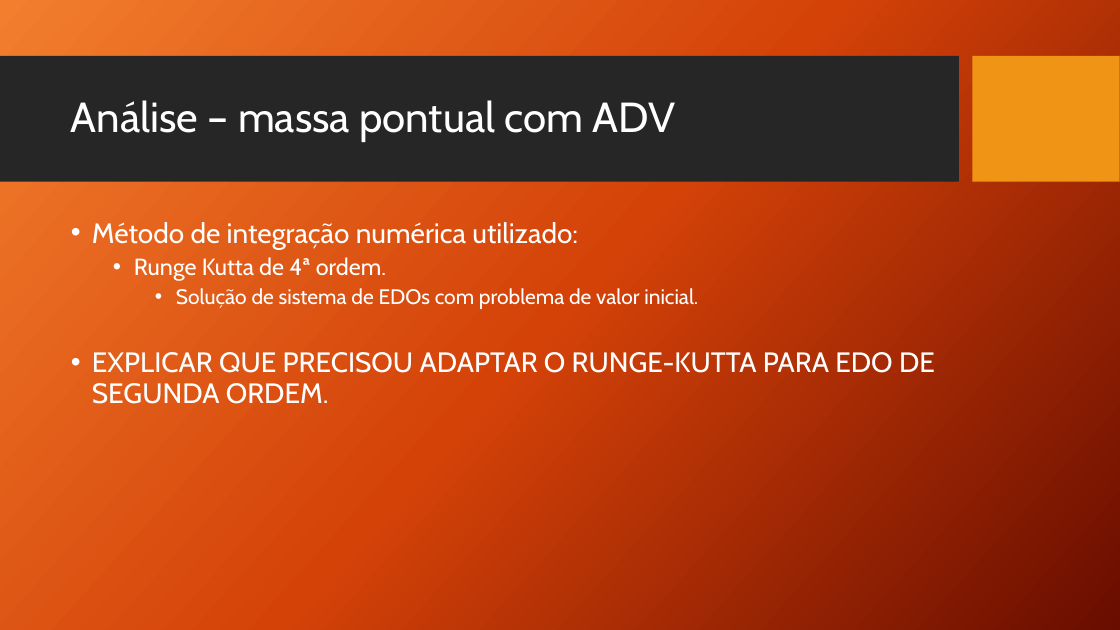
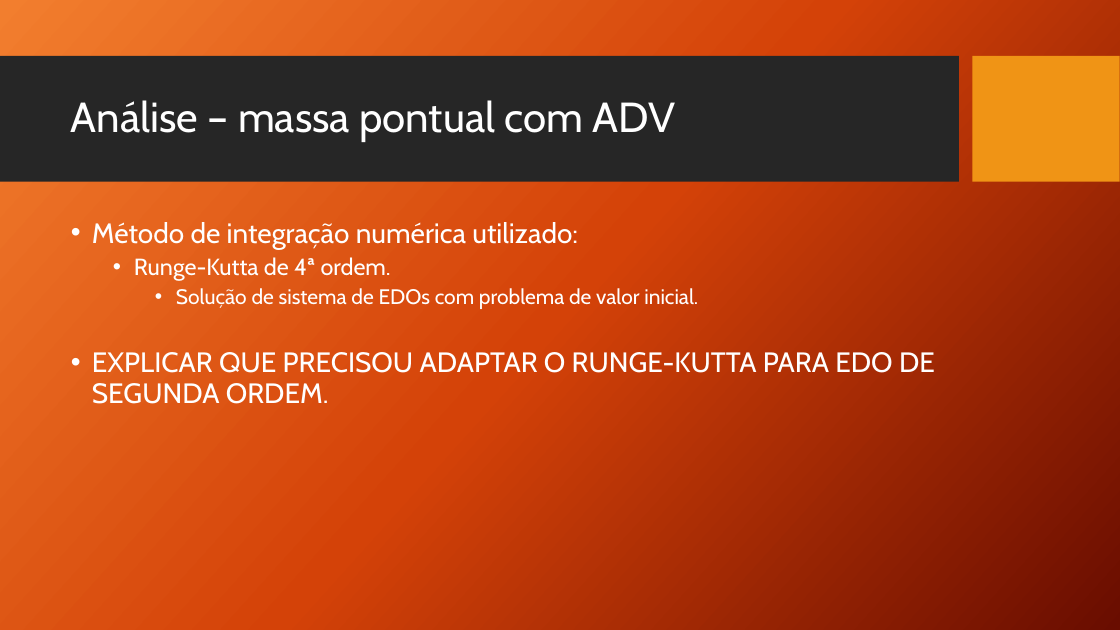
Before and after one commit to Meello/IC_Vibra-es, a slide deck: slide 7 of Apresentação/Iniciação científica em análise de vibrações em vigas.pptx (slide 5 before the commit). Drawn at 1120x630 pixels with LibreOffice and Linux fonts; fonts in the diff are those of the drawing; background and template pictures are left out. Boxes give left, top, right and bottom in pixels: in the first picture for what was removed or moved away, otherwise in the second. Text is boxed around its words. In the diff, an @@ line names an element or a change of style, - is before the commit and + after.

```diff
--- a/Apresentação/Iniciação científica em análise de vibrações em vigas.pptx
+++ b/Apresentação/Iniciação científica em análise de vibrações em vigas.pptx
@@ text at [134, 257, 391, 281]: text changed @@
-  • Runge Kutta de 4ª ordem.
+  • Runge-Kutta de 4ª ordem.
```
Also in this commit, not shown: 3 other slides changed, 5 slides added, 3 other files.
